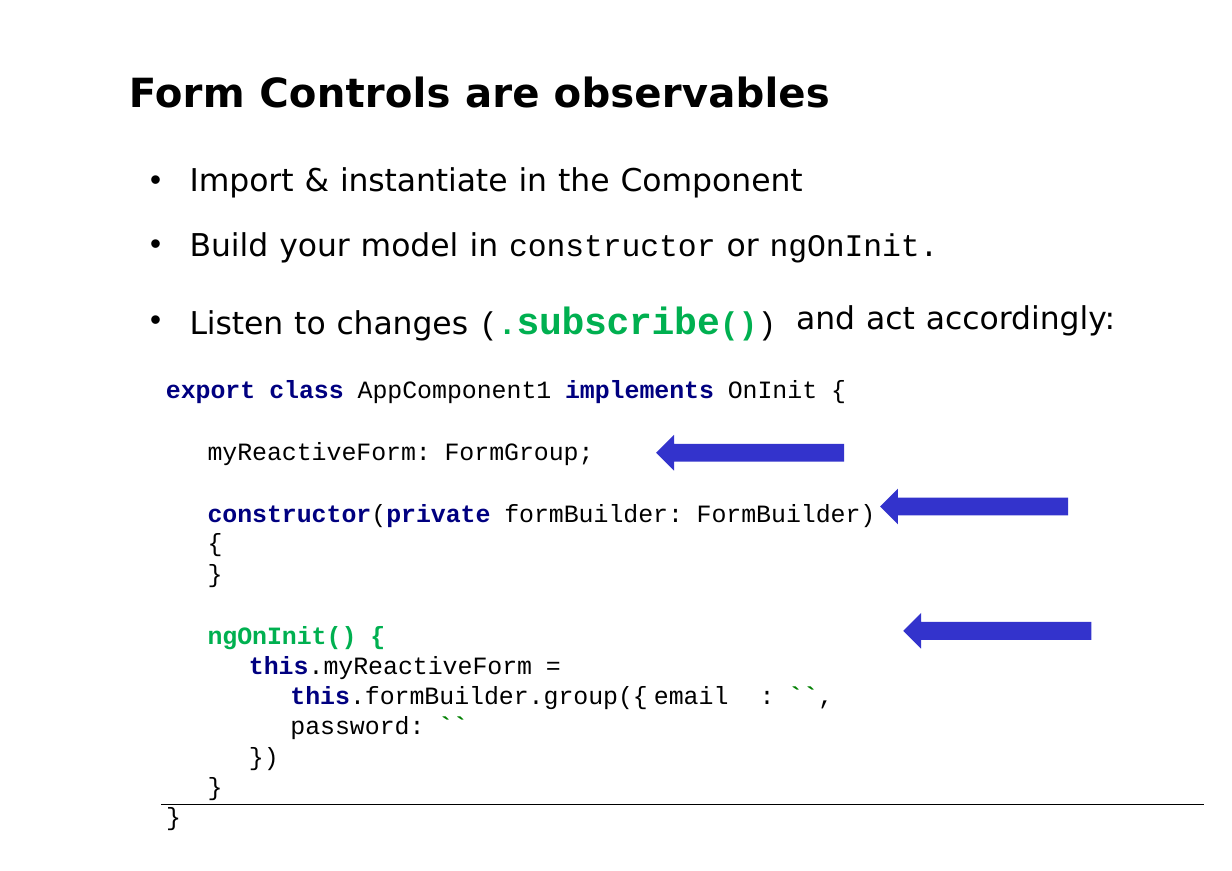
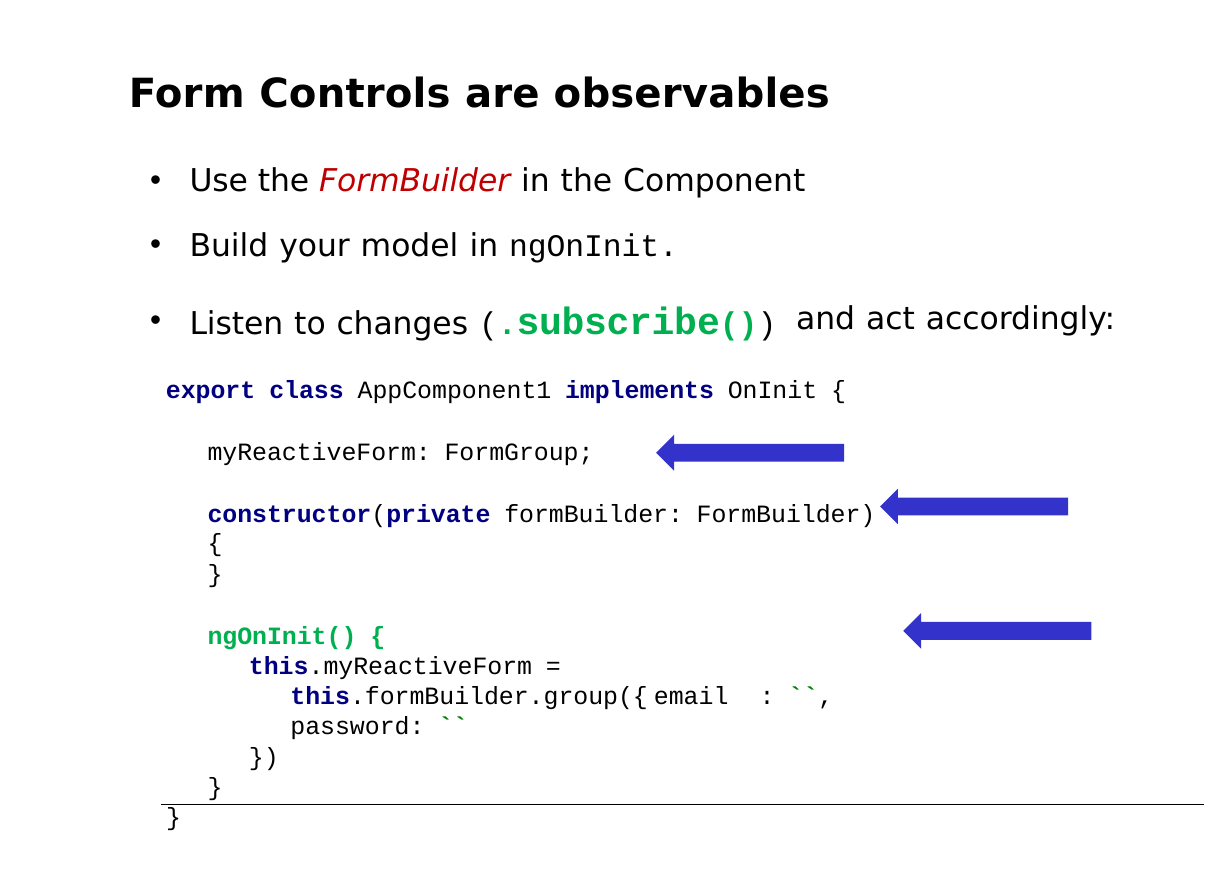
Before and after one commit to petereijgermans11/workshop-angular10, a slide deck: slide 42 of PPT/06- Angular Forms.pptx (slide 41 before the commit). Drawn at 1232x871 pixels with LibreOffice and Linux fonts; fonts in the diff are those of the drawing. Boxes give left, top, right and bottom in pixels: in the first picture for what was removed or moved away, otherwise in the second. Text is boxed around its words. In the diff, an @@ line names an element or a change of style, - is before the commit and + after.

```diff
--- a/PPT/06- Angular Forms.pptx
+++ b/PPT/06- Angular Forms.pptx
@@ text at (x1=190, y1=167, x2=805, y2=263): text changed @@
-• Import & instantiate in the Component
-• Build your model in constructor or ngOnInit.
+• Use the FormBuilder in the Component
+• Build your model in ngOnInit.
```
Also in this commit, not shown: 7 other slides changed, 2 slides added, 1 slide removed, 2 other files.
